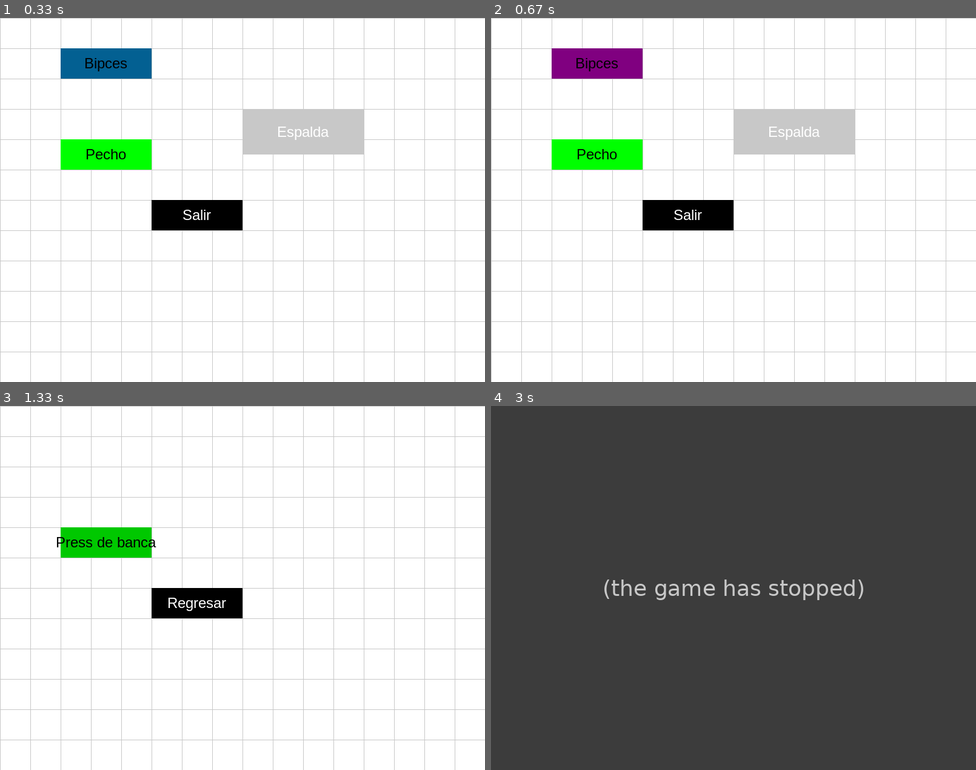
Above: before the commit, frames 1-4 (two rows, left to right).
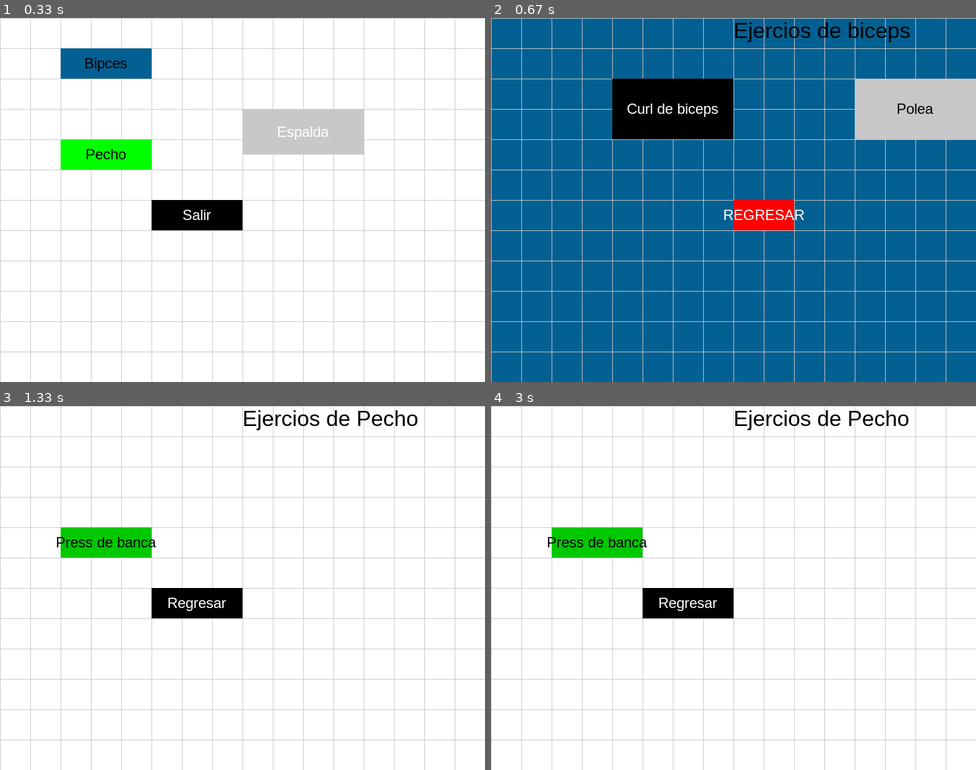
Above: after the commit, the same moments.

Repository: fetex/APP-WORKOUT---PYGAME
Game: pygame game, started from main.py
The game is run twice, just before and just after one commit, with the same random seed, the same clock (stepped at 60 frames per second) and the same inputs.
Inputs (mouse positions are in pixels of both pictures, inside the frame that each line leads up to):
- Up to frame 1 (0.33 s): no input
- Up to frame 2 (0.67 s): click "Bipces" at 0.38 s
- Up to frame 3 (1.33 s): click (242, 609) at 0.72 s; click (92, 533) at 1.05 s
- Up to frame 4 (3 s): click (912, 715) at 1.38 s; click "Press de banca" at 2.72 s

Frame 1 is identical in both runs. In frame 2, 96% of the frame differs, in the area x 0-100%, y 0-100%; in frame 3, 0.5%; in frame 4, 100%.
Error before the commit: NameError: name 'show_exercise' is not defined (main.py line 139); the game stopped at 2.72 s (later frames are placeholders)

Commit message:
Refactor code to add new views and buttons

Diff:
--- a/main.py
+++ b/main.py
@@ -72,7 +72,10 @@
     text_button = fuente_texto.render(text, True, text_color) # Insertar texto en el boton
     window.blit(text_button, (x + (width - text_button.get_width()) // 2, y + (height - text_button.get_height()) // 2)) ## Centro el texto en el boton
 
-
+# Función para mostrar texto en pantalla
+def mostrar_texto(texto, fuente, color, x, y):
+    superficie_texto = fuente.render(texto, True, color)
+    window.blit(superficie_texto, (x, y))
 
 def draw_grid():
     # lINEAS HORIZONTALES
@@ -84,7 +87,7 @@
         pygame.draw.line(window, GRAY, (x, 0), (x, HEIGHT))
 # Funcion para mostrar menu
 
-def show_menu():
+def show_menu():  # Vista menu
     window.fill(WHITE)
     draw_grid() # Llamar a la funcion para dibujar la cuadricula
     draw_button(100, 50, 150, 50, BLUE, PURPLE, "Bipces", BLACK)
@@ -96,10 +99,20 @@
 
 # Vista pecho
 def show_chest():
-    window.fill(WHITE)
+    window.fill(WHITE) # Color de la ventana o vista
     draw_grid()
     draw_button(100, 200, 150, 50, GREEN, GREEN_BLACK, 'Press de banca', BLACK)
     draw_button(250, 300, 150, 50, BLACK, GRAY,  'Regresar', WHITE)
+    mostrar_texto('Ejercios de Pecho', fuente_titulo, BLACK, 400, 0)
+    pygame.display.update()
+
+def show_biceps():
+    window.fill(BLUE)
+    draw_grid()
+    draw_button (200, 100, 200, 100, BLACK, GRAY, 'Curl de biceps', WHITE)
+    draw_button (600, 100, 200, 100, GRAY, WHITE, 'Polea', BLACK)
+    draw_button (400, 300, 100, 50, RED, GRAY, "REGRESAR", WHITE)
+    mostrar_texto('Ejercios de biceps', fuente_titulo, BLACK, 400, 0)
     pygame.display.update()
 
 # Mostrar ejercicio
@@ -123,7 +136,7 @@
 
 
 view = 'menu'
-running = True
+running = True #flag para mantener la aplicacion en ejecucion
 exercise = None
 
 
@@ -135,8 +148,10 @@
         show_menu()
     elif view == 'chest':
         show_chest()
-    elif view == 'exercise':
-        show_exercise('Press de banca', frames_gif)
+    elif view == 'biceps':
+        show_biceps()
+    # elif view == 'exercise':
+    #     show_exercise('Press de banca', frames_gif)
 
     #Obtener posicion mouse
     mouse_pos = pygame.mouse.get_pos()
@@ -161,6 +176,8 @@
           if view == 'menu':
               if 100 <= mouse_pos[0] <= 250 and 200 <= mouse_pos[1] <= 250:
                   view = 'chest'
+              elif 100 <= mouse_pos[0] <= 250 and 50 <= mouse_pos[1] <= 100:
+                  view = 'biceps'
               elif 250 <= mouse_pos[0] <= 400 and 300 <= mouse_pos[1] <= 350:
                   running = False
 
@@ -171,17 +188,16 @@
                   view = 'exercise'
                   exercise = 'Press de banca'
 
-          elif view == 'exercise':
-             if 400 <= mouse_pos[0] <= 550 and 500 <= mouse_pos[1] <= 550:
-                 view = 'chest'
-
-
-
-
-# # Función para mostrar texto en pantalla
-# def mostrar_texto(texto, fuente, color, x, y):
-#     superficie_texto = fuente.render(texto, True, color)
-#     ventana.blit(superficie_texto, (x, y))
+          elif view == 'biceps':
+
+              if 400 <= mouse_pos[0] <= 500 and 300 <= mouse_pos[1] <= 350:
+                  view = 'menu'
+
+
+
+
+
+
 
 # # Menú de partes del cuerpo
 # def mostrar_menu_partes_cuerpo():
